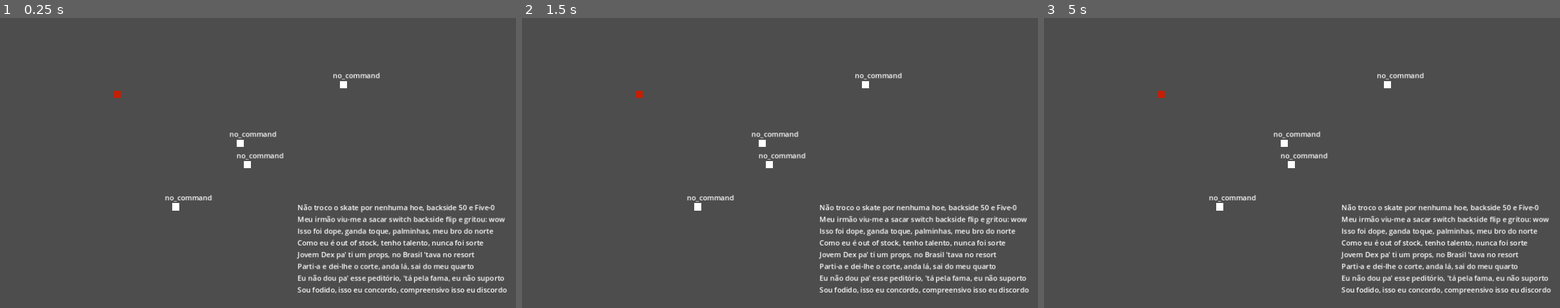
Above: before the commit, frames 1-3 (left to right).
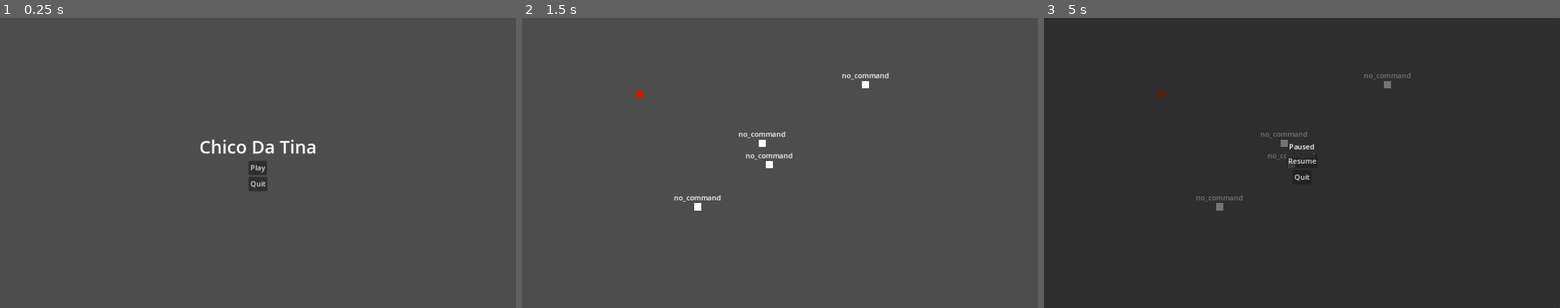
Above: after the commit, the same moments.

Repository: Denomycor/ddj
Game: Godot game, scene res://assets/scenes/game.tscn
Two runs of this game, one before a commit and one after it. Both use one fixed random seed, a clock stepped at 60 frames per second and the inputs below.
Inputs (mouse positions are in pixels of both pictures, inside the frame that each line leads up to):
- Up to frame 1 (0.25 s): no input
- Up to frame 2 (1.5 s): click (780, 168) at 0.5 s, where only the run after the commit has a clickable "Play"; tap Enter at 1.25 s; move the mouse to (893, 148) at 1.27 s; click (893, 148) at 1.42 s
- Up to frame 3 (5 s): tap Space at 2, 3.5 s; move the mouse to (1198, 177) at 2.02 s; click (1198, 177) at 2.17 s; tap Enter at 2.75, 4.25 s; move the mouse to (1353, 99) at 2.77 s; click (1353, 99) at 2.92 s; move the mouse to (1276, 221) at 3.52 s; click (1276, 221) at 3.67 s; move the mouse to (1456, 206) at 4.27 s; click (1456, 206) at 4.42 s; tap Escape at 4.9 s

The runs differ from the first frame. In frame 1, 4.5% of the frame differs, in the area x 22-99%, y 18-96%; in frame 2, 3.6%; in frame 3, 100%, in the area x 0-100%, y 0-100%.

Commit message:
Added main menu and pause menu

Diff:
--- a/assets/scenes/game.tscn
+++ b/assets/scenes/game.tscn
@@ -1,97 +1,38 @@
-[gd_scene load_steps=10 format=3 uid="uid://cvi3u4ffos2fs"]
+[gd_scene load_steps=3 format=3 uid="uid://dy8rsm0kfaoox"]
 
-[ext_resource type="PackedScene" uid="uid://n8cohatmpk2b" path="res://assets/scenes/troops/troop.tscn" id="1_pb5o7"]
-[ext_resource type="PackedScene" uid="uid://csdohlnm1sk6r" path="res://assets/scenes/enemies/enemy_troop.tscn" id="2_lc1ea"]
-[ext_resource type="Script" path="res://assets/scripts/selection_rect.gd" id="3_i2e0i"]
-[ext_resource type="Script" path="res://assets/scripts/command_buttons/move_to_button.gd" id="4_l1r15"]
-[ext_resource type="Script" path="res://assets/scripts/command_buttons/command_button.gd" id="5_vhcip"]
+[ext_resource type="Script" path="res://assets/scripts/game.gd" id="1_5y50h"]
 
-[sub_resource type="InputEventKey" id="InputEventKey_scow5"]
-device = -1
-keycode = 49
-unicode = 49
+[sub_resource type="LabelSettings" id="LabelSettings_yls7n"]
+font_size = 40
 
-[sub_resource type="Shortcut" id="Shortcut_35cec"]
-events = [SubResource("InputEventKey_scow5")]
+[node name="game" type="Node"]
+script = ExtResource("1_5y50h")
 
-[sub_resource type="InputEventKey" id="InputEventKey_wesjk"]
-device = -1
-keycode = 50
-unicode = 50
+[node name="main_menu" type="CanvasLayer" parent="."]
 
-[sub_resource type="Shortcut" id="Shortcut_vt280"]
-events = [SubResource("InputEventKey_wesjk")]
-
-[node name="game" type="Node2D"]
-
-[node name="troop" parent="." instance=ExtResource("1_pb5o7")]
-position = Vector2(552, 328)
-
-[node name="troop2" parent="." instance=ExtResource("1_pb5o7")]
-position = Vector2(392, 422)
-
-[node name="troop3" parent="." instance=ExtResource("1_pb5o7")]
-position = Vector2(767, 149)
-
-[node name="troop4" parent="." instance=ExtResource("1_pb5o7")]
-position = Vector2(536, 280)
-
-[node name="enemy_troop" parent="." instance=ExtResource("2_lc1ea")]
-position = Vector2(263, 171)
-
-[node name="selection_rect" type="CanvasLayer" parent="."]
-script = ExtResource("3_i2e0i")
-
-[node name="Panel" type="Panel" parent="selection_rect"]
-visible = false
-offset_right = 40.0
-offset_bottom = 40.0
-size_flags_horizontal = 4
-mouse_filter = 2
-
-[node name="UI" type="CanvasLayer" parent="."]
-
-[node name="HBoxContainer" type="HBoxContainer" parent="UI"]
-anchors_preset = 12
-anchor_top = 1.0
+[node name="VBoxContainer" type="VBoxContainer" parent="main_menu"]
+anchors_preset = 15
 anchor_right = 1.0
 anchor_bottom = 1.0
 grow_horizontal = 2
-grow_vertical = 0
-size_flags_vertical = 8
+grow_vertical = 2
 alignment = 1
 
-[node name="move_to" type="Button" parent="UI/HBoxContainer"]
-visible = false
+[node name="Label" type="Label" parent="main_menu/VBoxContainer"]
 layout_mode = 2
-shortcut = SubResource("Shortcut_35cec")
-text = "Move to (1)"
-script = ExtResource("4_l1r15")
+text = "Chico Da Tina"
+label_settings = SubResource("LabelSettings_yls7n")
+horizontal_alignment = 1
+vertical_alignment = 1
 
-[node name="no_command" type="Button" parent="UI/HBoxContainer"]
-visible = false
+[node name="play" type="Button" parent="main_menu/VBoxContainer"]
 layout_mode = 2
-shortcut = SubResource("Shortcut_vt280")
-text = "Idle (2)"
-script = ExtResource("5_vhcip")
+size_flags_horizontal = 4
+size_flags_vertical = 4
+text = "Play"
 
-[node name="Label" type="Label" parent="."]
-anchors_preset = 8
-anchor_left = 0.5
-anchor_top = 0.5
-anchor_right = 0.5
-anchor_bottom = 0.5
-offset_left = 664.0
-offset_top = 416.0
-offset_right = 1131.0
-offset_bottom = 621.0
-grow_horizontal = 2
-grow_vertical = 2
-text = "Não troco o skate por nenhuma hoe, backside 50 e Five-0
-Meu irmão viu-me a sacar switch backside flip e gritou: wow
-Isso foi dope, ganda toque, palminhas, meu bro do norte
-Como eu é out of stock, tenho talento, nunca foi sorte
-Jovem Dex pa' ti um props, no Brasil 'tava no resort
-Parti-a e dei-lhe o corte, anda lá, sai do meu quarto
-Eu não dou pa' esse peditório, 'tá pela fama, eu não suporto
-Sou fodido, isso eu concordo, compreensivo isso eu discordo"
+[node name="quit" type="Button" parent="main_menu/VBoxContainer"]
+layout_mode = 2
+size_flags_horizontal = 4
+size_flags_vertical = 4
+text = "Quit"
--- /dev/null
+++ b/assets/scenes/test_level.tscn
@@ -0,0 +1,115 @@
+[gd_scene load_steps=11 format=3 uid="uid://cvi3u4ffos2fs"]
+
+[ext_resource type="PackedScene" uid="uid://n8cohatmpk2b" path="res://assets/scenes/troops/troop.tscn" id="1_lm31w"]
+[ext_resource type="PackedScene" uid="uid://csdohlnm1sk6r" path="res://assets/scenes/enemies/enemy_troop.tscn" id="2_8ljbe"]
+[ext_resource type="Script" path="res://assets/scripts/selection_rect.gd" id="3_mw2rs"]
+[ext_resource type="Script" path="res://assets/scripts/command_buttons/move_to_button.gd" id="4_a6ie6"]
+[ext_resource type="Script" path="res://assets/scripts/command_buttons/command_button.gd" id="5_seiyv"]
+[ext_resource type="Script" path="res://assets/scripts/pause_menu.gd" id="6_ulip5"]
+
+[sub_resource type="InputEventKey" id="InputEventKey_scow5"]
+device = -1
+keycode = 49
+unicode = 49
+
+[sub_resource type="Shortcut" id="Shortcut_35cec"]
+events = [SubResource("InputEventKey_scow5")]
+
+[sub_resource type="InputEventKey" id="InputEventKey_wesjk"]
+device = -1
+keycode = 50
+unicode = 50
+
+[sub_resource type="Shortcut" id="Shortcut_vt280"]
+events = [SubResource("InputEventKey_wesjk")]
+
+[node name="test_level" type="Node2D"]
+
+[node name="troop" parent="." instance=ExtResource("1_lm31w")]
+position = Vector2(552, 328)
+
+[node name="troop2" parent="." instance=ExtResource("1_lm31w")]
+position = Vector2(392, 422)
+
+[node name="troop3" parent="." instance=ExtResource("1_lm31w")]
+position = Vector2(767, 149)
+
+[node name="troop4" parent="." instance=ExtResource("1_lm31w")]
+position = Vector2(536, 280)
+
+[node name="enemy_troop" parent="." instance=ExtResource("2_8ljbe")]
+position = Vector2(263, 171)
+
+[node name="selection_rect" type="CanvasLayer" parent="."]
+script = ExtResource("3_mw2rs")
+
+[node name="Panel" type="Panel" parent="selection_rect"]
+visible = false
+offset_right = 40.0
+offset_bottom = 40.0
+size_flags_horizontal = 4
+mouse_filter = 2
+
+[node name="UI" type="CanvasLayer" parent="."]
+
+[node name="HBoxContainer" type="HBoxContainer" parent="UI"]
+anchors_preset = 12
+anchor_top = 1.0
+anchor_right = 1.0
+anchor_bottom = 1.0
+grow_horizontal = 2
+grow_vertical = 0
+size_flags_vertical = 8
+alignment = 1
+
+[node name="move_to" type="Button" parent="UI/HBoxContainer"]
+visible = false
+layout_mode = 2
+shortcut = SubResource("Shortcut_35cec")
+text = "Move to (1)"
+script = ExtResource("4_a6ie6")
+
+[node name="no_command" type="Button" parent="UI/HBoxContainer"]
+visible = false
+layout_mode = 2
+shortcut = SubResource("Shortcut_vt280")
+text = "Idle (2)"
+script = ExtResource("5_seiyv")
+
+[node name="pause_menu" type="CanvasLayer" parent="."]
+process_mode = 3
+visible = false
+script = ExtResource("6_ulip5")
+
+[node name="Panel" type="Panel" parent="pause_menu"]
+anchors_preset = 15
+anchor_right = 1.0
+anchor_bottom = 1.0
+grow_horizontal = 2
+grow_vertical = 2
+
+[node name="VBoxContainer" type="VBoxContainer" parent="pause_menu"]
+anchors_preset = 15
+anchor_right = 1.0
+anchor_bottom = 1.0
+grow_horizontal = 2
+grow_vertical = 2
+alignment = 1
+
+[node name="Label" type="Label" parent="pause_menu/VBoxContainer"]
+layout_mode = 2
+text = "Paused"
+horizontal_alignment = 1
+vertical_alignment = 1
+
+[node name="resume" type="Button" parent="pause_menu/VBoxContainer"]
+layout_mode = 2
+size_flags_horizontal = 4
+size_flags_vertical = 4
+text = "Resume"
+
+[node name="quit" type="Button" parent="pause_menu/VBoxContainer"]
+layout_mode = 2
+size_flags_horizontal = 4
+size_flags_vertical = 4
+text = "Quit"
--- a/assets/scenes/troops/troop.tscn
+++ b/assets/scenes/troops/troop.tscn
@@ -21,11 +21,13 @@
 script = ExtResource("1_2icef")
 
 [node name="Label" type="Label" parent="."]
-offset_left = -24.0
+offset_left = -64.0
 offset_top = -32.0
-offset_right = 16.0
+offset_right = 64.0
 offset_bottom = -9.0
-text = "teste"
+text = "test"
+horizontal_alignment = 1
+vertical_alignment = 1
 
 [node name="CollisionShape2D" type="CollisionShape2D" parent="."]
 shape = SubResource("RectangleShape2D_sedtw")
--- /dev/null
+++ b/assets/scripts/game.gd
@@ -0,0 +1,21 @@
+class_name Game extends Node
+
+const TEST_LEVEL := preload("res://assets/scenes/test_level.tscn")
+
+
+func _ready() -> void:
+	$main_menu/VBoxContainer/play.pressed.connect(switch_from_main_menu_to_test_level)
+	$main_menu/VBoxContainer/quit.pressed.connect(get_tree().quit)
+
+
+func switch_from_main_menu_to_test_level() -> void:
+	var level := TEST_LEVEL.instantiate()
+	level.get_node("pause_menu").level_quited.connect(switch_from_level_to_main_menu)
+	$main_menu.visible = false
+	add_child(level)
+
+
+func switch_from_level_to_main_menu(level: Node2D) -> void:
+	level.queue_free()
+	get_tree().paused = false
+	$main_menu.visible = true
--- /dev/null
+++ b/assets/scripts/pause_menu.gd
@@ -0,0 +1,21 @@
+class_name PauseMenu extends CanvasLayer
+
+
+signal level_quited(level: Node2D)
+
+
+func _ready() -> void:
+	$VBoxContainer/resume.pressed.connect(toggle_paused.bind(false))
+	$VBoxContainer/quit.pressed.connect(level_quited.emit.bind(get_parent()))
+
+
+func toggle_paused(value: bool) -> void:
+	visible = value
+	get_tree().paused = value
+
+
+func _input(event: InputEvent) -> void:
+	if(event is InputEventKey):
+		var e := event as InputEventKey
+		if(e.get_keycode_with_modifiers() == KEY_ESCAPE && e.pressed):
+			toggle_paused(!visible)
